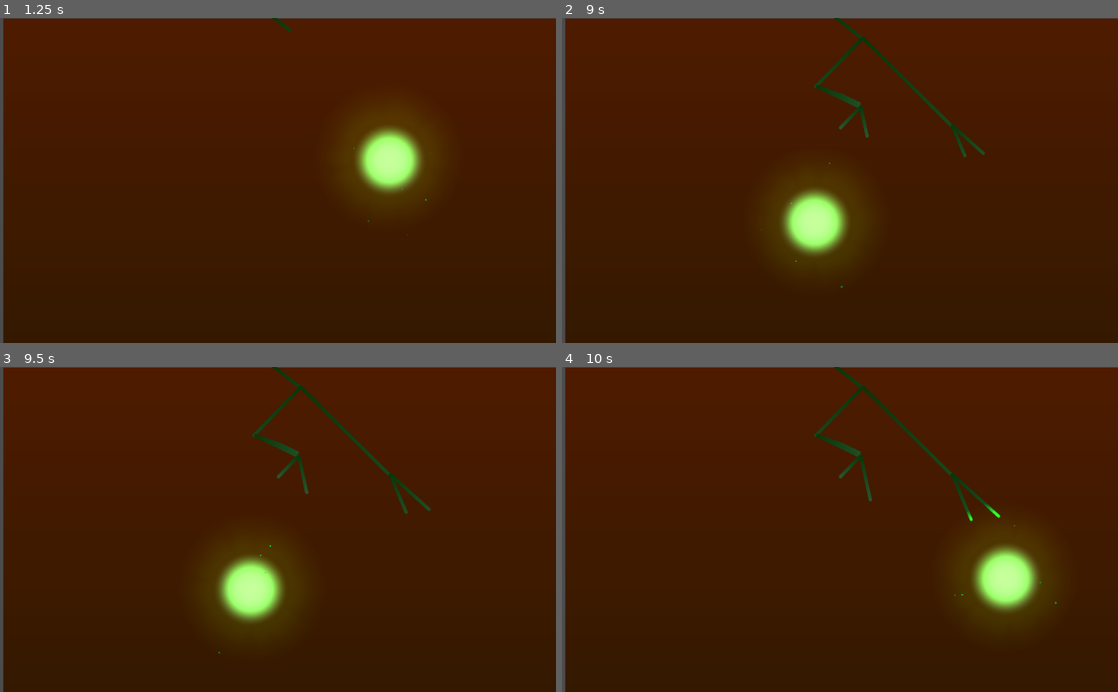
Above: before the commit, frames 1-4 (two rows, left to right).
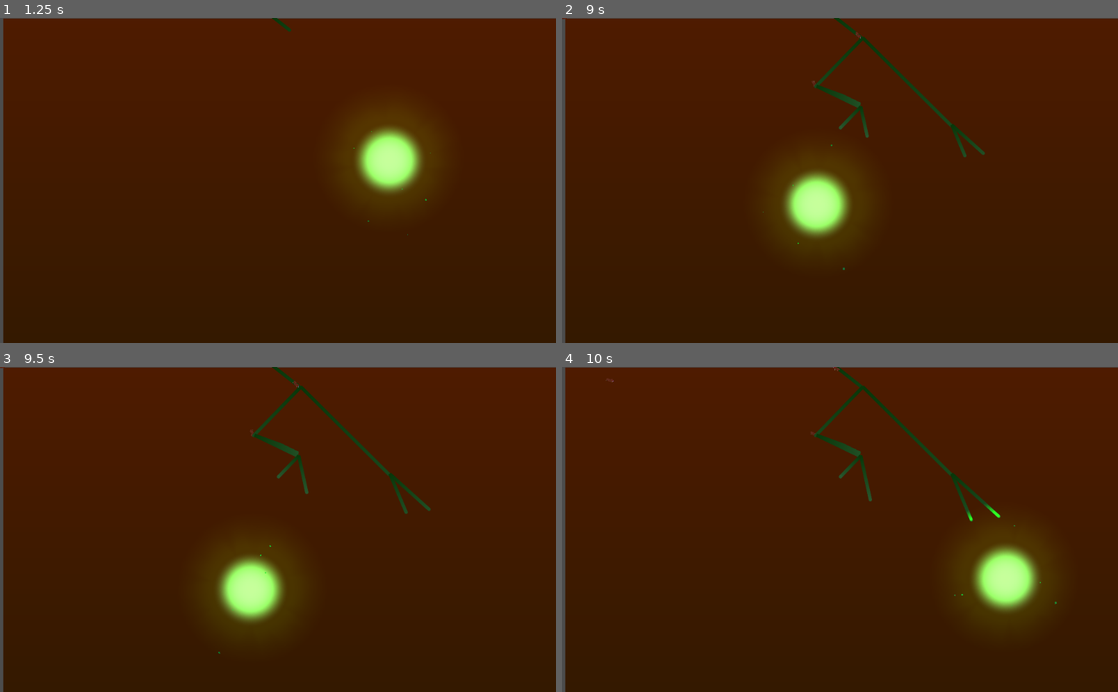
Above: after the commit, the same moments.

Repository: TaneliR/fgj2023
Game: Godot game, scene res://Scenes/TanelinScene.tscn
Two runs of this game, one before a commit and one after it. Both use one fixed random seed, a clock stepped at 60 frames per second and the inputs below. This scene is started directly instead of the project's main scene.
Inputs (mouse positions are in pixels of both pictures, inside the frame that each line leads up to):
- Up to frame 1 (1.25 s): tap Enter at 0.5 s; move the mouse to (400, 164) at 0.52 s; press the mouse at (400, 164) at 0.53 s; hold Up (ui_up) from 0.53 s (still down)
- Up to frame 2 (9 s): tap Space at 1.25, 2.75, 4.25 s; move the mouse to (728, 196) at 1.27 s; release Up (ui_up) at 1.28 s; release the mouse at (728, 196) at 1.28 s; hold Down (ui_down) 1.28-2.03 s; click (728, 196) at 1.35 s; tap Enter at 2, 3.5 s; move the mouse to (895, 109) at 2.02 s; press the mouse at (895, 109) at 2.03 s; hold Up (ui_up) 2.03-3.53 s; move the mouse to (812, 245) at 2.77 s; release the mouse at (812, 245) at 2.78 s; click (812, 245) at 2.85 s; move the mouse to (1006, 229) at 3.52 s; press the mouse at (1006, 229) at 3.53 s; hold Down (ui_down) 3.53-5.78 s; move the mouse to (673, 131) at 4.27 s; release the mouse at (673, 131) at 4.28 s; click (673, 131) at 4.35 s; move the mouse to (867, 180) at 5.02 s; press the mouse at (867, 180) at 5.03 s; move the mouse to (756, 99) at 5.77 s; release the mouse at (756, 99) at 5.78 s; hold Up (ui_up) 5.78-8.03 s; click (756, 99) at 5.85 s; move the mouse to (962, 164) at 6.52 s; press the mouse at (962, 164) at 6.53 s; move the mouse to (728, 196) at 7.27 s; release the mouse at (728, 196) at 7.28 s; click (728, 196) at 7.35 s; move the mouse to (895, 109) at 8.02 s; press the mouse at (895, 109) at 8.03 s; hold Down (ui_down) from 8.03 s (still down); move the mouse to (812, 245) at 8.77 s; release the mouse at (812, 245) at 8.78 s; click (812, 245) at 8.85 s
- Up to frame 3 (9.5 s): keep holding Down (ui_down)
- Up to frame 4 (10 s): move the mouse to (1006, 578) at 9.52 s; release Down (ui_down) at 9.53 s; press the mouse at (1006, 578) at 9.53 s; hold Up (ui_up) from 9.53 s (still down)

Frame 1 is identical in both runs. In frame 2, 2.3% of the frame differs, in the area x 0-54%, y 0-84%; in frame 3, less than 0.1%; in frame 4, less than 0.1%.

Commit message:
Add mole spawning debug input to gamemanager.gd

Diff:
--- a/Roots/Prefabs/mole.tscn
+++ b/Roots/Prefabs/mole.tscn
@@ -45,7 +45,7 @@
 [node name="AnimatedSprite" type="AnimatedSprite" parent="."]
 position = Vector2( -8, -8 )
 frames = SubResource( 6 )
-frame = 2
+frame = 3
 speed_scale = 3.0
 playing = true
 centered = false
--- a/Roots/Scripts/GameManager.gd
+++ b/Roots/Scripts/GameManager.gd
@@ -3,10 +3,19 @@
 var maxNodes = 5
 var rootNodes = []
 var rootPrefab = preload("res://Prefabs/Root.tscn")
+var molePrefab = preload("res://Prefabs/mole.tscn")
 # Called when the node enters the scene tree for the first time.
 func _ready():
 	rootNodes.append(get_node("Root"))
 	pass # Replace with function body.
+
+func _input(event):
+	if event.is_action_pressed("ui_down"):
+		addMole()
+
+func addMole():
+	var newMole = molePrefab.instance()
+	add_child(newMole)
 
 # Called every frame. 'delta' is the elapsed time since the previous frame.
 #func _process(delta):
